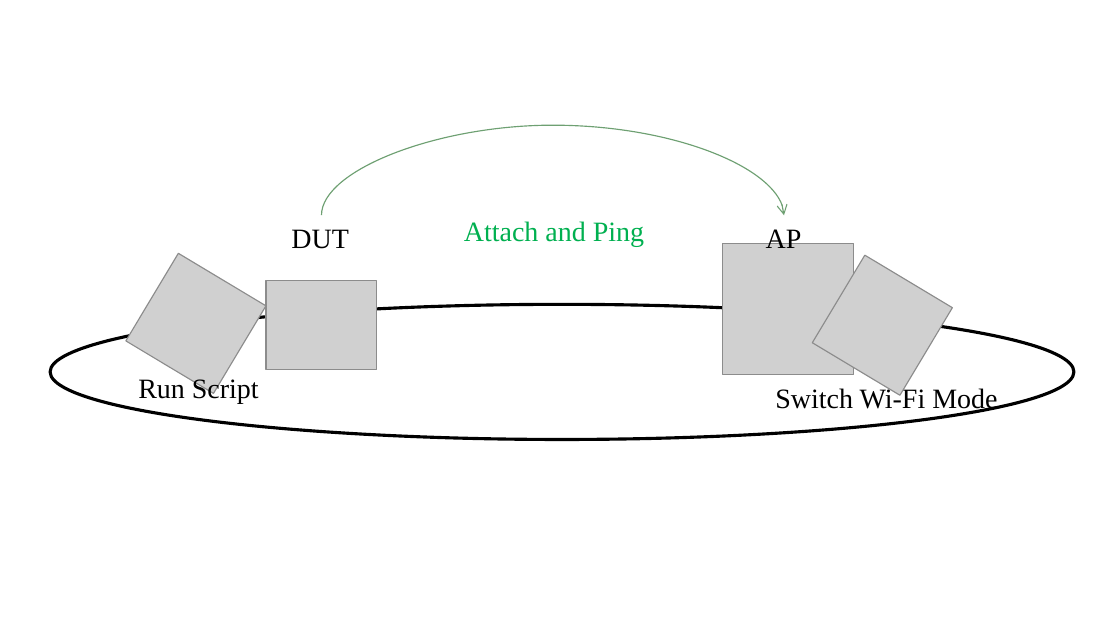
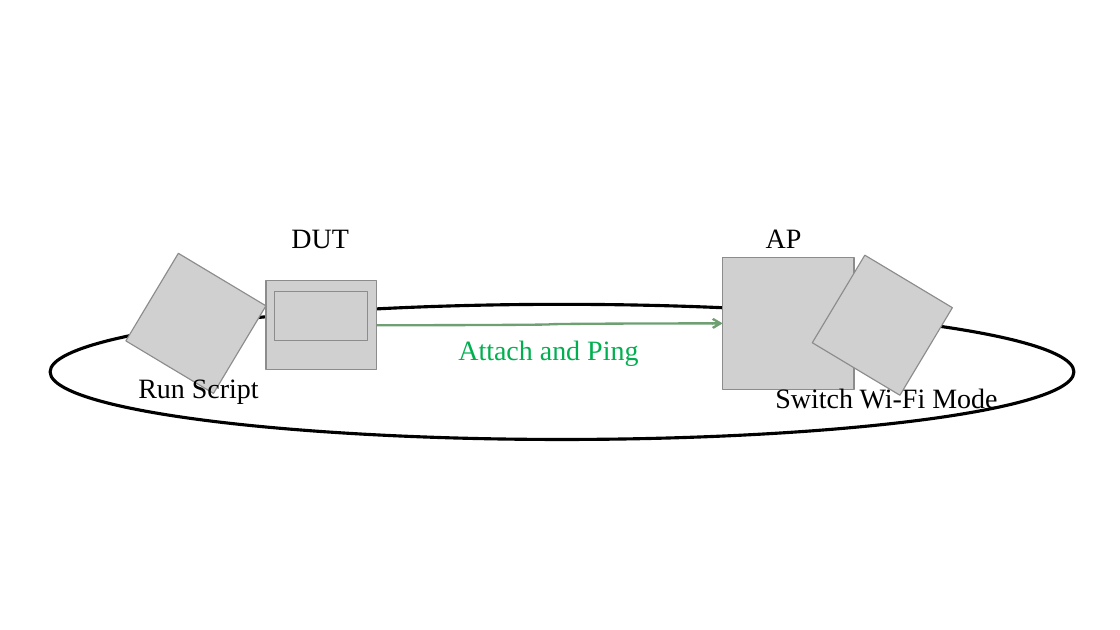
Before and after one commit to jackiejay888/automation, a slide deck: slide 10 of kpi/Automation Testing/Automation Testing_20200722.pptx. Drawn at 1120x630 pixels with LibreOffice and Linux fonts; fonts in the diff are those of the drawing; grey boxes stand for pictures; background and template pictures are left out. Boxes give left, top, right and bottom in pixels: in the first picture for what was removed or moved away, otherwise in the second. Text is boxed around its words. In the diff, an @@ line names an element or a change of style, - is before the commit and + after.

```diff
--- a/kpi/Automation Testing/Automation Testing_20200722.pptx
+++ b/kpi/Automation Testing/Automation Testing_20200722.pptx
@@ picture moved from (x1=722, y1=243, x2=853, y2=374) to (x1=722, y1=258, x2=853, y2=389) @@
@@ picture added at (x1=274, y1=291, x2=367, y2=340) @@
@@ curved arrow moved from (321, 215) - (784, 215) to (376, 325) - (722, 324) @@
@@ curved arrow (376, 325) - (722, 324): stroke #6EA172 0.75 pt to #6EA172 1.5 pt @@
@@ text "Attach and Ping" moved from (x1=464, y1=221, x2=644, y2=246) to (x1=458, y1=340, x2=638, y2=365) @@
```
Also in this commit, not shown: 5 other slides changed, 1 other file.
